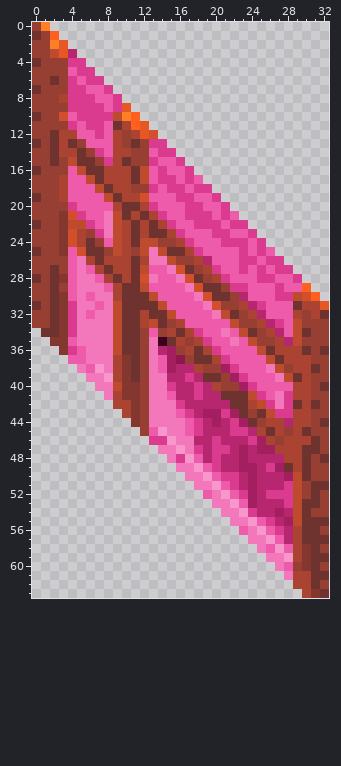
One commit to this pixel-art sprite: objects/africa/fidwell.scenery_wall.wwdaub03/images/3.png. Above: the version before the commit.
The file is 33x64 pixels.
Now the later version:
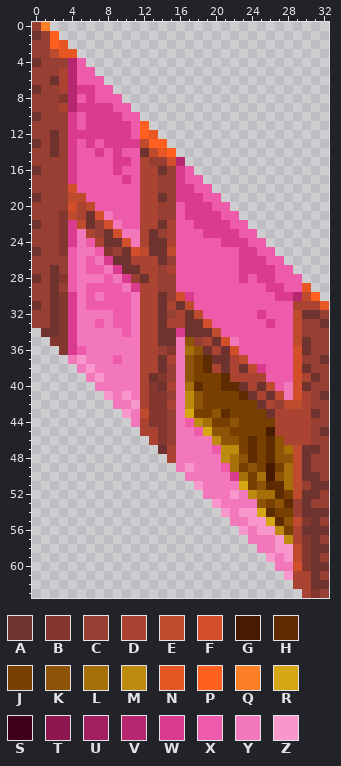
Palette (. is transparent): A #6f332f  B #83372f  C #973f33  D #ab4333  E #bf4b2f  F #d34f2b  G #471b00  H #5f2b00  J #773f00  K #8f5307  L #a76f07  M #bf8b0f  N #e75723  P #ff5f1f  Q #ff7f27  R #d7a713  S #3f001b  T #8f174f  U #a31f5f  V #b7276f  W #db3b8f  X #ef5bab  Y #f377bb  Z #f797cb
Difference:
@@ x 0..32 @@
  1 ACP..............................
- 2 CCQN.............................
- 3 CCENV............................
- 4 ACCCWW...........................
- 5 CCCCXWW..........................
- 6 CCACWXWW.........................
- 7 ACCCWWXXW........................
- 8 CCCDWWWXXW.......................
- 9 CCCCWWWWXWN......................
-10 ACCFXWWWWEQP.....................
-11 CCCCWXWWXADPN....................
-12 CCADDXXWXDCDNF...................
-13 ACADACXXXDCACWW..................
-14 CCADDACWXDDCCXWW.................
-15 CCACEAACWDACCWXXW................
-16 ACCCXEAADDDAEXWXXW...............
-17 CCCDXXEADDDAEXWWXWX..............
-18 CCCDXXXEADDCCWXWWXWW.............
-19 ACCDXXXXEADDFXXXWWXXW............
-20 CCCCWXXXXDAADWXXXWWXXW...........
-21 CCCBFWXXYEADADWXXWWWXWX..........
-22 ACCBEEWXYEDADADWXXWWWXWW.........
-23 CCCBFDCWYEDADAADWXXXWWXXW........
-24 CCCBFDACXEDAEECCDWXXXWWWXW.......
-25 ACCBXFAACEDCEYEAADWXXXXWXWX......
-26 CCCCXYDADDDADYYECCDVXXXWWXWW.....
-27 CCACXYXDADDAEXXYFACDWXXWXWXWW....
-28 ACABXYYXDADAFYXXYFACDWXXXWWXXW...
-29 CCACXYYYXDAAEXXXXYFAACWWXXXWXXP..
-30 CCABXYXYYDAAAEXXXXYFAACVXXXWWEFP.
-31 ACABWYYXYEAAAAEXXXXYFCCDVWXXXADDN
-32 CCABWYXYYEAADAAEXXXXYEACDVXXXDCDA
-33 CCABWYYYYEAADEACDXXXXXECCDVWXECCC
-34 .AABWYYYYEAACXCDADWXXYXEACDVXEACC
-35 ..BBXYYYYEAACYSADCDWXXYXECCDVECCC
-36 ...BWXYYYEAACYVUCDADWXXXXEADDDACA
-37 ....XXYYYDBACYXUTCAADWXXXXEADDDCC
-38 .....YXZYDBACYXUVVDCCUWXXXYECDDAC
-39 ......YYZDBACYYVVWVAACUWXXXYEADCC
-40 .......YYEBBCYYWVVWVDCCUWXXXXDDCA
-41 ........YDBBCYYXVVWVVAAAEWXYWDDCC
-42 .........DDBCYYYWVVVVVAADEWYWADAC
-43 ..........DBCYYYXWVUUWUACAEWWDDCC
-44 ...........BCYYYYXWVUVWUACDDVDDCA
-45 ............CXZYYXWVVVWWVDADCDACC
-46 .............WWZYYVVWVVVWUDCDDDAC
-47 ..............YYZYWVWWVUVUUDDDAAC
-48 ...............YWZXVWVVUVVVVDDACA
-49 ................YYZXWVVUUVWUADACC
-50 .................YYZXWWVUVVVUEACC
-51 ..................YYZXWVUVVVWECAA
-52 ...................XYZXWUVWWWECAC
-53 ....................YYZXUVVVWEAAC
-54 .....................YYZWVVUVEACC
-55 ......................YYZXWVUEAAA
-56 .......................XYZXWVDAAC
-57 ........................YYZXVDAAA
-58 .........................YXZXDBAC
-59 ..........................YYZDBAA
-60 ...........................YXCBAC
-61 ............................YDDAA
-62 .............................DDAC
-63 ..............................DBA
+ 2 CCPN.............................
+ 3 CCENN............................
+ 4 ACCCVX...........................
+ 5 CCCDVXX..........................
+ 6 CCADVXXX.........................
+ 7 ACCDVWWXX........................
+ 8 CCCBVXWXXX.......................
+ 9 CCCDVWWWWXX......................
+10 ACCCWXWWWWXX.....................
+11 CCCCWXWWWWWXP....................
+12 CCACWWWWWWWXPN...................
+13 ACACWXWXWWWWEPP..................
+14 CCACWXXWXWXXAENP.................
+15 CCCCWXXXXWWXDCCFV................
+16 ACCCWXXXXWXXDDACWX...............
+17 CCCCWXXXXXWXDDCCWXX..............
+18 CCCCFXXXXXXXDDCCWWXX.............
+19 ACCCEEXXXXXXDDACWWWXX............
+20 CCCCFDEXXXXXDDCCXWWWXX...........
+21 CCCBEDAFYXXXDDCCXWWWWXX..........
+22 ACCBWEACFYXXDDADXXWWWWXX.........
+23 CCCBWYDCAFYYDACDXXXWWWWXX........
+24 CCCBWYXDAAFYDAADXXXXXWWWXX.......
+25 ACCBXYYXBCAFEAAEXXXXXXXWWXX......
+26 CCCCXYXYWAADDDACXXXXXXXWWWXX.....
+27 CCACXYXXYWAADDCDXXXXXXXWWWWXX....
+28 ACABXYYYXYWCADCCXXXXXXXWXWWXXX...
+29 CCACXYXXXXYWDDCCXXXXXXXXXXWWXXN..
+30 CCABWYXYXXXYDDACFWXXXXXXXXXWWVEP.
+31 ACABWYXXXXXYDDADAEXXXXXXXXXXXDDDN
+32 CCABWYYYYXXYDDACDAEXXXXXXWXXXEAAC
+33 CCABWYYXYXXYDDADDAAFXXXXXXWXXECCA
+34 .AABWYYYYYXYDDAAWAAAEXXXXXXXXECCC
+35 ..BBWYYYYYYYDDAAYKCDAFYXXXXXXEACC
+36 ...BWXYYYYYYDDCBYLKADAFXXXXXXFACC
+37 ....YZYYYXYYDDADYKJHAADEXXXXXFCCA
+38 .....YZYYYYYDDACYKJHDADAEWXXXFACC
+39 ......YZYYYYDABCYKJJJHDDDDXXXFDAC
+40 .......YYYYYDBADYLHJJHHADAEXYFACC
+41 ........ZYZYDBBCYMKJJJJHADAEYFDCA
+42 .........YYZDBBDYMKJJJJJJADCEEDCC
+43 ..........ZYEBBCYRJJKHJJJJADDDDAC
+44 ...........YDBBCYXMLJJKJJJJDDDDCC
+45 ............DDBCYYXRKKJJJJGDDDDCA
+46 .............DBCYYYYMKKJHJHKDDDCC
+47 ..............ADYYYYXMMJHJHKLEAAC
+48 ...............DYYYYYMLKHJHKKEACC
+49 ................YZYYYXLJKJGJLEACC
+50 .................YYYYYWLJLGKLEAAC
+51 ..................ZYYYYRJKHHLECAA
+52 ...................YYYZYMLLHJEAAC
+53 ....................ZYYYYKJKHCACC
+54 .....................ZYZZRHJJCAAA
+55 ......................YYZZRHKEBAC
+56 .......................ZYZZMJDAAA
+57 ........................YYYZMDBAC
+58 .........................YYZZEBAA
+59 ..........................ZYZEBAC
+60 ...........................YYFBAA
+61 ............................ZDDAC
+62 .............................DDAA
+63 ..............................DBC
Pixel boxes of the changes (left, top, right, bottom) in both pictures:
changed: (50, 40, 329, 598)
